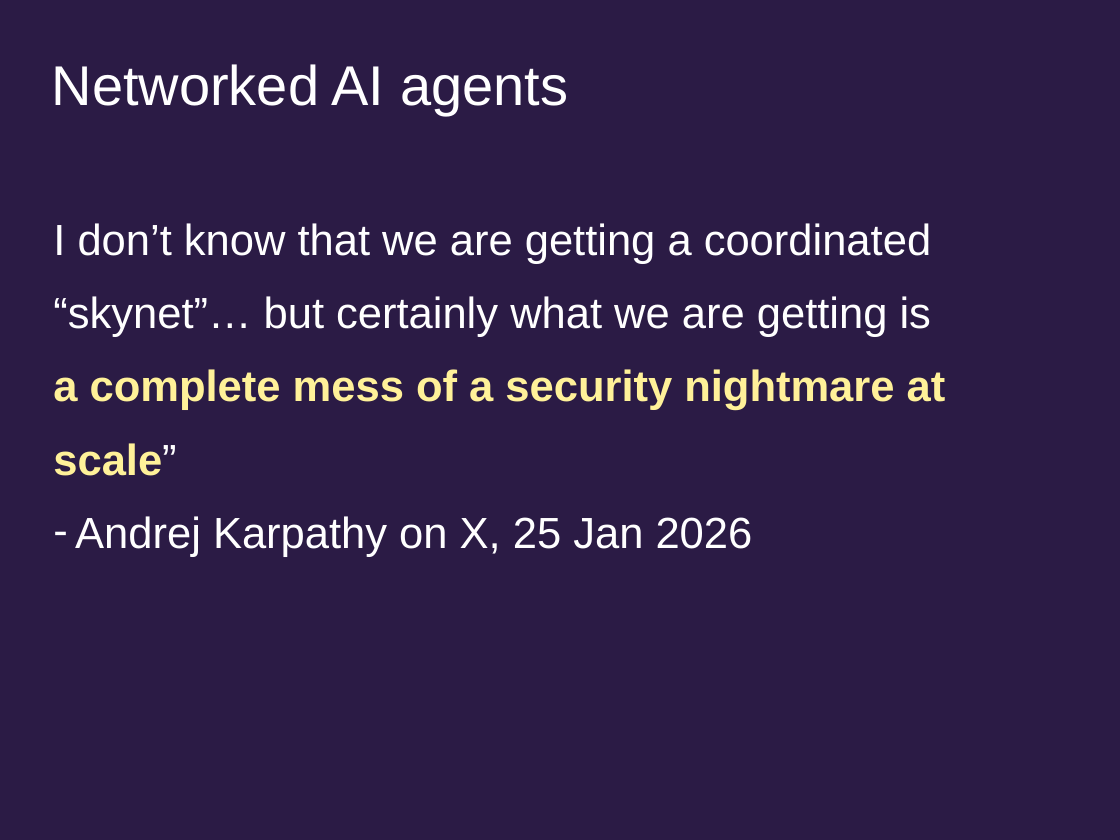
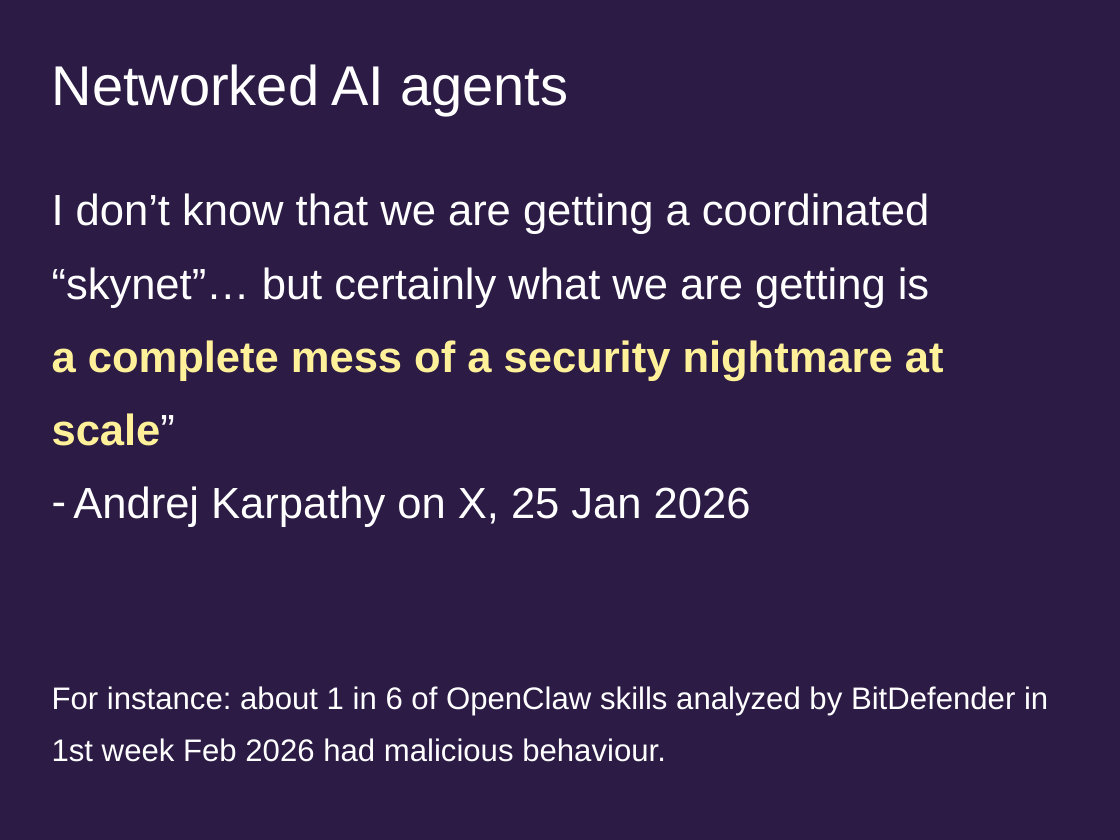
Before and after one commit to uob-COMSM0152/uob-COMSM0152, a slide deck: slide 16 of CDT privacy 2026.pptx (slide 14 before the commit). Drawn at 1120x840 pixels with LibreOffice and Linux fonts; fonts in the diff are those of the drawing. Boxes give left, top, right and bottom in pixels: in the first picture for what was removed or moved away, otherwise in the second. Text is boxed around its words. In the diff, an @@ line names an element or a change of style, - is before the commit and + after.

```diff
--- a/CDT privacy 2026.pptx
+++ b/CDT privacy 2026.pptx
@@ text "I don’t know that we ...": place and size @@
-text "I don’t know that we ..." at (53,223,946,557)
+text "I don’t know that we ..." at (52,193,1048,762)
@@ text at (52,686,1048,762): paragraph added @@
+For instance: about 1 in 6 of OpenClaw skills analyzed by BitDefender in 1st week Feb 2026 had malicious behaviour.
```
Also in this commit, not shown: 10 other slides changed, 3 slides added, 4 slides removed.
